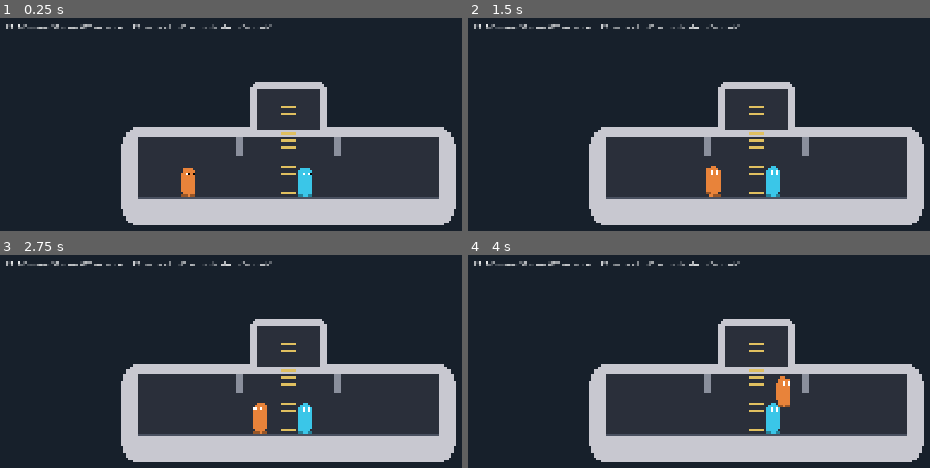
Above: before the commit, frames 1-4 (two rows, left to right).
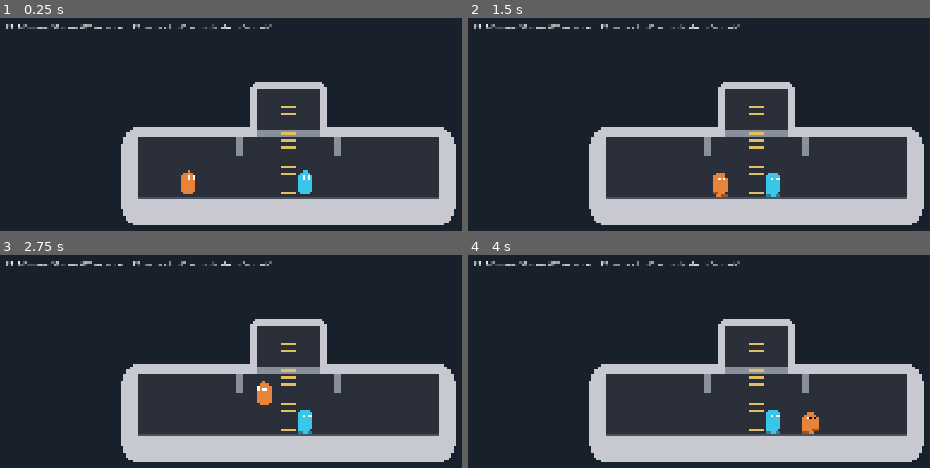
Above: after the commit, the same moments.

Repository: SnirNehemia/deeper
Game: Godot game, scene res://scenes/sub_test.tscn
Two runs of this game, one before a commit and one after it. Both use one fixed random seed, a clock stepped at 60 frames per second and the inputs below.
Inputs:
- Up to frame 1 (0.25 s): no input
- Up to frame 2 (1.5 s): tap Enter at 0.5 s; hold D from 0.53 s (still down); tap W at 0.6, 0.77, 1.07 s; tap E at 1.35 s
- Up to frame 3 (2.75 s): tap W at 1.52, 1.55, 1.82, 2.3 s; release D at 2.03 s; hold A from 2.03 s (still down); tap Q at 2.1 s
- Up to frame 4 (4 s): release A at 2.78 s; hold D from 2.78 s (still down); tap Shift at 2.85 s; tap W at 3.02, 3.05, 3.32, 3.77, 3.8 s; tap Enter at 3.6 s

The runs differ from the first frame. In frame 1, 0.7% of the frame differs, in the area x 39-70%, y 52-85%; in frame 2, 1.0%; in frame 3, 1.2%; in frame 4, 1.2%, in the area x 55-76%, y 52-85%.

Commit message:
Playtest fixes: crew collision, shorter crew, ladder + hatch feel
From Snir's first sub playtest:
1. Crew now collide with each other (must jump over to pass) — crew mask
   includes CREW
2. Crew shortened to 1.2 m (4/5 of 1.5)
3. Pressing a direction on the ladder no longer drops you — you keep climbing
4. You can climb/descend and move sideways at the same time; grabbing a ladder
   no longer freezes horizontal control
5. The conning hatch is now a solid deck (HATCH layer) you stand on — you only
   drop through it by pressing down, which attaches you to the ladder

Headless test_sub expanded: crew-crew block, hatch solid + drop-on-down,
ladder traversal still passing.

Co-Authored-By: Claude Sonnet 4.6 <noreply@anthropic.com>

Diff:
--- a/scripts/collision_layers.gd
+++ b/scripts/collision_layers.gd
@@ -12,3 +12,4 @@
 const CREW := 1 << 2       ## crew bodies
 const INTERIOR := 1 << 3   ## sub interior floors/walls the crew stand on
 const LADDER := 1 << 4     ## ladder climb zones
+const HATCH := 1 << 5      ## solid deck over the ladder hole; crew pass it only while climbing
--- a/scripts/crew/crew.gd
+++ b/scripts/crew/crew.gd
@@ -29,9 +29,14 @@
 var _run_phase: float = 0.0
 var _was_on_floor: bool = false
 
+# On foot we stand on the sub interior, the hatch deck, and bump other crew.
+# While climbing we drop HATCH so the ladder can carry us through the deck hole.
+const _MASK_FOOT := Layers.INTERIOR | Layers.HATCH | Layers.CREW
+const _MASK_CLIMB := Layers.INTERIOR | Layers.CREW
+
 func _ready() -> void:
 	collision_layer = Layers.CREW
-	collision_mask = Layers.INTERIOR
+	collision_mask = _MASK_FOOT
 
 	var ppm: float = GameFeel.PIXELS_PER_METER
 
@@ -74,10 +79,12 @@
 	var move_y := input.move.y if input != null else 0.0
 	var jump_pressed := input.jump_pressed if input != null else false
 
-	# Grab a ladder when overlapping one and pushing up or down.
+	# Grab a ladder when overlapping one and deliberately pushing up or down.
+	# (Pressing down is also how you drop through the conning hatch.)
 	if not _on_ladder and _ladder_overlaps > 0 and absf(move_y) > 0.5:
 		_on_ladder = true
 
+	collision_mask = _MASK_CLIMB if _on_ladder else _MASK_FOOT
 	if _on_ladder:
 		_move_on_ladder(move_x, move_y, feel, ppm, delta)
 	else:
@@ -115,20 +122,20 @@
 
 func _move_on_ladder(move_x: float, move_y: float, feel: GameFeel.CrewFeel,
 		ppm: float, delta: float) -> void:
-	# Climb at a steady speed; no gravity while attached.
+	# Climb at a steady speed (no gravity), but keep full sideways control so you
+	# can climb and move at the same time. You stay on the ladder until you
+	# actually move out of its zone (or settle onto a floor below).
 	velocity.y = move_y * feel.climb_speed * ppm
-	velocity.x = move_toward(velocity.x, 0.0, feel.run_decel() * ppm * delta)
-
-	# Step off sideways.
-	if absf(move_x) > 0.5:
-		_on_ladder = false
+	var target_vx := move_x * feel.run_max_speed * ppm
+	var rate := feel.run_accel() if absf(target_vx) > 0.01 else feel.run_decel()
+	velocity.x = move_toward(velocity.x, target_vx, rate * ppm * delta)
 
 	move_and_slide()
 
-	# Detach when we leave the ladder zone, or settle onto a floor.
+	# Detach when we leave the ladder zone, or reach a floor without climbing up.
 	if _ladder_overlaps == 0:
 		_on_ladder = false
-	if is_on_floor() and move_y >= 0.0:
+	elif is_on_floor() and move_y >= 0.0:
 		_on_ladder = false
 	_was_on_floor = is_on_floor()
 
--- a/scripts/placeholder_art.gd
+++ b/scripts/placeholder_art.gd
@@ -9,7 +9,7 @@
 
 # --- Crew ---
 const CREW_WIDTH_M: float = 0.7
-const CREW_HEIGHT_M: float = 1.5
+const CREW_HEIGHT_M: float = 1.2
 const CREW_P1_COLOR := Color("e8833a")   ## orange
 const CREW_P2_COLOR := Color("3ac6e8")   ## cyan
 
--- a/scripts/sub/sub.gd
+++ b/scripts/sub/sub.gd
@@ -61,6 +61,11 @@
 	_add_static(Vector2(-(HOLE_HALF + left_w * 0.5), ceil_y), Vector2(left_w, WALL_T))
 	_add_static(Vector2(HOLE_HALF + left_w * 0.5, ceil_y), Vector2(left_w, WALL_T))
 
+	# Solid deck over the ladder hole (HATCH layer). Crew stand on it normally, so
+	# they don't auto-fall through the hatch; they pass it only while climbing the
+	# ladder (which drops the HATCH layer), i.e. only when pressing down/up.
+	_add_hatch(Vector2(0, ceil_y), Vector2(HOLE_HALF * 2.0, WALL_T))
+
 	# Doorway headers: short beams hanging from the ceiling between rooms, leaving
 	# a DOOR_H opening above the floor.
 	var header_h := ROOM_H - DOOR_H
@@ -98,8 +103,15 @@
 
 ## Add an interior collision box (center, size) on the INTERIOR layer.
 func _add_static(center: Vector2, size: Vector2) -> void:
+	_add_box(center, size, Layers.INTERIOR)
+
+## Add the hatch deck box (center, size) on the HATCH layer.
+func _add_hatch(center: Vector2, size: Vector2) -> void:
+	_add_box(center, size, Layers.HATCH)
+
+func _add_box(center: Vector2, size: Vector2, layer: int) -> void:
 	var body := StaticBody2D.new()
-	body.collision_layer = Layers.INTERIOR
+	body.collision_layer = layer
 	body.collision_mask = 0
 	body.position = center
 	var col := CollisionShape2D.new()
@@ -138,6 +150,10 @@
 	for sx in [-DIV_X, DIV_X]:
 		draw_rect(Rect2(sx - WALL_T * 0.5, CEIL_Y, WALL_T, header_h), PlaceholderArt.SUB_STRUCTURE)
 
+	# Conning deck (structure) across the conning floor, including the hatch.
+	draw_rect(Rect2(-CONN_HALF, CEIL_Y - WALL_T, CONN_HALF * 2.0, WALL_T),
+		PlaceholderArt.SUB_STRUCTURE)
+
 	# Ladder rails + rungs.
 	var rail_x := HOLE_HALF - 6.0
 	draw_rect(Rect2(-rail_x - 2.0, conn_ceil_y, 4.0, -conn_ceil_y), PlaceholderArt.LADDER_COLOR)
--- a/tests/test_sub.gd
+++ b/tests/test_sub.gd
@@ -1,16 +1,22 @@
 extends Node
 
-## Headless test for the sub interior (Step 3).
+## Headless test for the sub interior + ladder/hatch behavior (Step 3, revised).
 ##
 ## Run: godot --headless res://tests/test_sub.tscn
-## Drops crew inside a real Sub and drives them through the live InputHub to
-## prove the geometry actually works: land on the floor, run through the doorways
-## across all three rooms, and climb the ladder up into the conning area.
+## Drives crew through the live InputHub to prove the geometry and the playtest
+## fixes: traverse all rooms, climb the ladder, crew block each other, and the
+## conning hatch is solid unless you press down.
 
 var _failures := 0
+var _hub: Node
 
 func _ready() -> void:
-	await _run()
+	_hub = get_node("/root/InputHub")
+	_test_dimensions()
+	await _test_traversal_and_ladder()
+	await _test_crew_collision()
+	await _test_hatch()
+
 	if _failures == 0:
 		print("SUB TESTS PASSED")
 		get_tree().quit(0)
@@ -31,56 +37,117 @@
 	e.pressed = pressed
 	return e
 
+func _press(keycode: Key) -> void:
+	_hub._input(_key(keycode, true))
+
+func _release(keycode: Key) -> void:
+	_hub._input(_key(keycode, false))
+
 func _frames(n: int) -> void:
 	for i in n:
 		await get_tree().physics_frame
 
-func _run() -> void:
-	print("[sub]")
-	var hub: Node = get_node("/root/InputHub")
-
+func _new_sub() -> Sub:
 	var sub := Sub.new()
 	add_child(sub)
+	return sub
 
-	# P1 starts in the stern (engine) room, on the left.
+func _test_dimensions() -> void:
+	print("[dimensions]")
+	# Crew shortened to 4/5 of the original 1.5 m.
+	_check(is_equal_approx(PlaceholderArt.CREW_HEIGHT_M, 1.2), "crew height is 1.2 m (4/5 of 1.5)")
+
+func _test_traversal_and_ladder() -> void:
+	print("[traversal + ladder]")
+	var sub := _new_sub()
 	var crew := Crew.new()
 	crew.player_index = 0
 	crew.position = Vector2(-240, -60)
 	sub.add_child(crew)
 
-	# Land.
 	await _frames(90)
 	_check(crew.is_on_floor(), "crew lands on the sub floor")
 
-	# Run all the way right (D) — through both doorways into the helm room.
-	hub._input(_key(KEY_D, true))
+	# Run all the way right through both doorways into the helm room.
+	_press(KEY_D)
 	await _frames(150)
-	hub._input(_key(KEY_D, false))
+	_release(KEY_D)
 	_check(crew.position.x > Sub.DIV_X + 20.0, "crew ran through doorways into the helm room")
-	_check(crew.is_on_floor(), "crew still on the floor after the run (not stuck on a header)")
+	_check(crew.is_on_floor(), "crew still on the floor after the run")
 
-	# Walk back to the ladder column (left) and stop near center.
-	hub._input(_key(KEY_A, true))
+	# Back to the ladder column and climb up.
+	_press(KEY_A)
 	await _frames(60)
-	hub._input(_key(KEY_A, false))
-	await _frames(30)
-
-	# Nudge onto the ladder x (~0) so the sensor overlaps the climb column.
+	_release(KEY_A)
+	await _frames(20)
 	crew.position.x = 0.0
 	crew.velocity = Vector2.ZERO
 	await _frames(5)
 	var floor_y := crew.position.y
 
-	# Climb up (W) into the conning area.
-	hub._input(_key(KEY_W, true))
+	_press(KEY_W)
 	await _frames(90)
-	hub._input(_key(KEY_W, false))
-	_check(crew.position.y < floor_y - Sub.ROOM_H * 0.5,
-		"crew climbed the ladder up toward the conning area")
+	_release(KEY_W)
+	_check(crew.position.y < floor_y - Sub.ROOM_H * 0.5, "crew climbed up the ladder")
 
-	# Climb back down (S) and land again.
-	hub._input(_key(KEY_S, true))
+	# Climb back down to the floor.
+	_press(KEY_S)
 	await _frames(120)
-	hub._input(_key(KEY_S, false))
+	_release(KEY_S)
 	await _frames(60)
-	_check(crew.is_on_floor(), "crew climbed back down and is on the floor")
+	_check(crew.is_on_floor(), "crew climbed back down to the floor")
+
+	sub.queue_free()
+	await _frames(2)
+
+func _test_crew_collision() -> void:
+	print("[crew collide]")
+	var sub := _new_sub()
+	# A (P1) to the left of a stationary B (P2); A runs right into B.
+	var a := Crew.new()
+	a.player_index = 0
+	a.position = Vector2(-300, -60)
+	sub.add_child(a)
+	var b := Crew.new()
+	b.player_index = 1
+	b.position = Vector2(-240, -60)
+	sub.add_child(b)
+
+	await _frames(60)  # let both settle on the floor
+	var b_x := b.position.x
+
+	_press(KEY_D)
+	await _frames(90)  # long enough to overtake B if there were no collision
+	_release(KEY_D)
+	_check(a.position.x > -300.0, "crew A actually moved right")
+	_check(a.position.x < b_x - 25.0, "crew A is blocked by crew B (can't pass through)")
+
+	sub.queue_free()
+	await _frames(2)
+
+func _test_hatch() -> void:
+	print("[conning hatch]")
+	var sub := _new_sub()
+	var crew := Crew.new()
+	crew.player_index = 0
+	# Drop onto the hatch deck at the top of the ladder (local deck top ~ y=-160).
+	crew.position = Vector2(0, -200)
+	sub.add_child(crew)
+
+	await _frames(60)
+	_check(crew.is_on_floor() and crew.position.y < -120.0,
+		"crew stands on the conning hatch (does not auto-fall through)")
+	var deck_y := crew.position.y
+
+	# No input for a moment: still standing, hasn't fallen.
+	await _frames(30)
+	_check(absf(crew.position.y - deck_y) < 10.0, "crew stays put on the hatch with no input")
+
+	# Press down: now it drops through the hatch and descends.
+	_press(KEY_S)
+	await _frames(90)
+	_release(KEY_S)
+	_check(crew.position.y > deck_y + Sub.ROOM_H * 0.5, "pressing down drops through the hatch")
+
+	sub.queue_free()
+	await _frames(2)
Not shown: 1 places in scenes/sub_test.tscn that only renumber resources
Not shown: 1 places in tests/test_sub.tscn that only renumber resources
